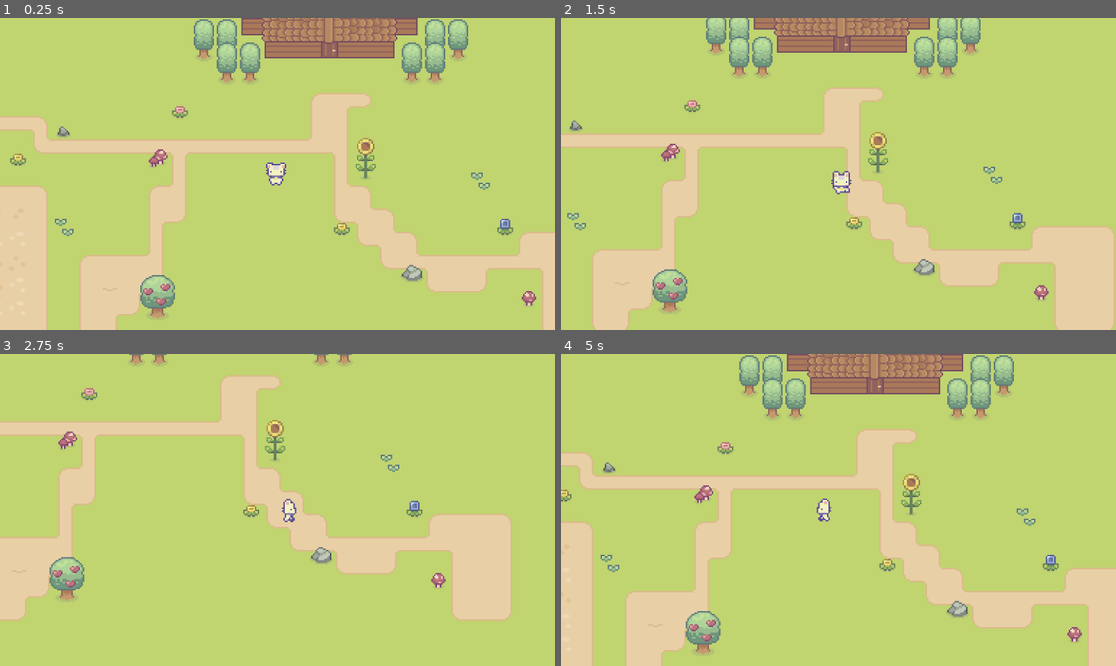
Above: before the commit, frames 1-4 (two rows, left to right).
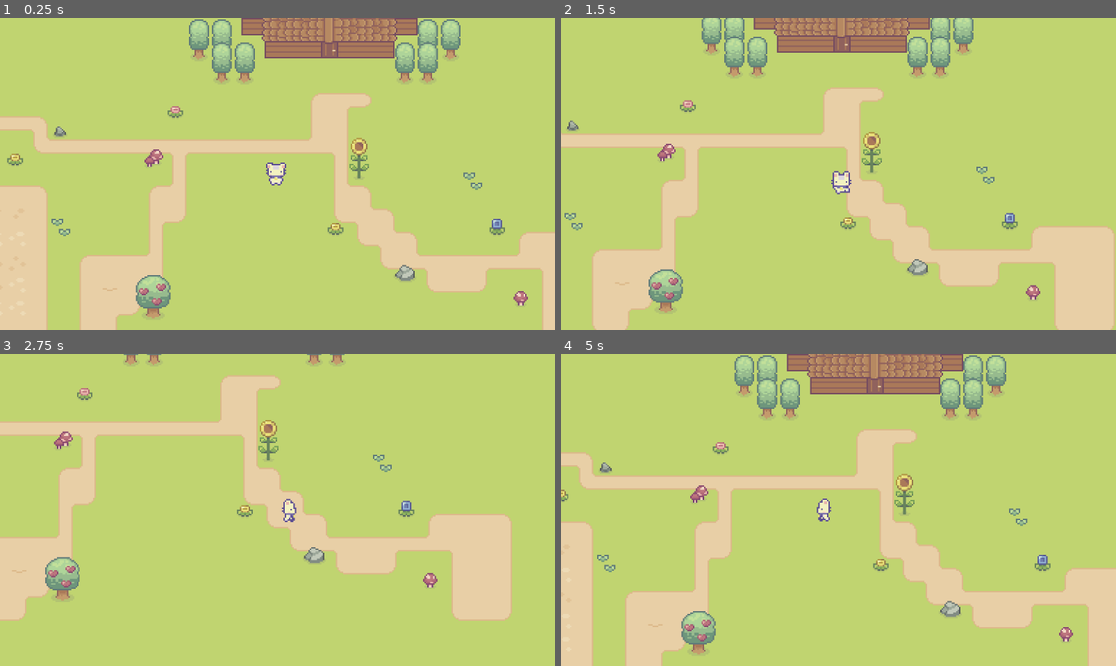
Above: after the commit, the same moments.

Repository: FadeRakoon/CSO_2024_2025
Game: Godot game, scene res://Scenes/Game.tscn
Two runs of this game, one before a commit and one after it. Both use one fixed random seed, a clock stepped at 60 frames per second and the inputs below.
Inputs (mouse positions are in pixels of both pictures, inside the frame that each line leads up to):
- Up to frame 1 (0.25 s): no input
- Up to frame 2 (1.5 s): move the mouse to (960, 158) at 0.52 s; hold D (walk_right) 0.53-1.28 s; click (960, 158) at 0.6 s; move the mouse to (727, 189) at 1.27 s; hold S (walk_down) from 1.28 s (still down); click (727, 189) at 1.35 s
- Up to frame 3 (2.75 s): move the mouse to (333, 441) at 2.02 s; release S (walk_down) at 2.03 s; hold D (walk_right) from 2.03 s (still down); click (333, 441) at 2.1 s
- Up to frame 4 (5 s): move the mouse to (810, 572) at 2.77 s; release D (walk_right) at 2.78 s; hold W (walk_up) 2.78-3.53 s; click (810, 572) at 2.85 s; move the mouse to (1005, 556) at 3.52 s; hold A (walk_left) from 3.53 s (still down); click (1005, 556) at 3.6 s; move the mouse to (672, 463) at 4.27 s; click (672, 463) at 4.35 s

The runs differ from the first frame. In frame 1, 4.5% of the frame differs, in the area x 1-97%, y 0-97%; in frame 2, 4.2%; in frame 3, 2.1%; in frame 4, 4.6%, in the area x 0-94%, y 0-97%.

Commit message:
Added collision boxes to nature objects

Diff:
--- a/Nothing Nuh Grow Suh - project files/Scenes/Game.tscn
+++ b/Nothing Nuh Grow Suh - project files/Scenes/Game.tscn
@@ -26,7 +26,9 @@
 tile_set = ExtResource("1_1jge1")
 
 [node name="Nature" type="TileMapLayer" parent="BG tilemap"]
+z_index = 1
 position = Vector2(255, 165)
+scale = Vector2(0.989359, 1)
 tile_map_data = PackedByteArray("AAD2/w0ABAAFAAEAAAD2/w4ABAAGAAEAAAD3/w0ABAAFAAQAAAD3/w4ABAAHAAQAAAAkAPr/BAAFAAQAAAAlAP …(2064 unchanged characters)…
 tile_set = ExtResource("1_1jge1")
 
--- a/Nothing Nuh Grow Suh - project files/Tileset Groups/game_tile_set.tres
+++ b/Nothing Nuh Grow Suh - project files/Tileset Groups/game_tile_set.tres
@@ -594,18 +594,24 @@
 6:1/0 = 0
 7:1/0 = 0
 8:1/0 = 0
+8:1/0/physics_layer_0/polygon_0/points = PackedVector2Array(-6.5, -6, 6, -6, 6, 6.5, -6.5, 6)
 8:0/0 = 0
 7:0/0 = 0
 5:1/0 = 0
 3:2/0 = 0
+3:2/0/physics_layer_0/polygon_0/points = PackedVector2Array(-4, 4.5, 3.5, 5, 3.5, -3.5, -4, -3.5)
 4:2/0 = 0
+4:2/0/physics_layer_0/polygon_0/points = PackedVector2Array(-3, 5, 3, 5, 3, -3.5, -3, -3.5)
 5:2/0 = 0
+5:2/0/physics_layer_0/polygon_0/points = PackedVector2Array(-3, 5, 3, 5, 3, -3.5, -3, -3.5)
 6:2/0 = 0
 7:2/0 = 0
 5:3/0 = 0
 5:4/0 = 0
+5:4/0/physics_layer_0/polygon_0/points = PackedVector2Array(-7, 4.5, 7, 4.5, 7, -3.5, -7, -3.5)
 6:3/0 = 0
 6:4/0 = 0
+6:4/0/physics_layer_0/polygon_0/points = PackedVector2Array(-6.5, -6, 6, -6, 6, 6.5, -6.5, 6)
 7:3/0 = 0
 7:4/0 = 0
 8:4/0 = 0
@@ -613,12 +619,17 @@
 8:2/0 = 0
 3:0/size_in_atlas = Vector2i(2, 2)
 3:0/0 = 0
+3:0/0/physics_layer_0/polygon_0/points = PackedVector2Array(-3.1875, -3.75, 2.5625, -3.875, 2.9375, 14, -3.3125, 14.125)
 1:0/size_in_atlas = Vector2i(2, 2)
 1:0/0 = 0
+1:0/0/physics_layer_0/polygon_0/points = PackedVector2Array(-3.1875, -3.75, 2.5625, -3.875, 2.9375, 14, -3.3125, 14.125)
 0:0/size_in_atlas = Vector2i(1, 2)
 0:0/0 = 0
+0:0/0/physics_layer_0/polygon_0/points = PackedVector2Array(-3, 10, 2.5, 10, 2.5, -8, -3, -8)
 0:3/0 = 0
+0:3/0/physics_layer_0/polygon_0/points = PackedVector2Array(-6.5, -6, 6, -6, 6.5, 6, -6.5, 6)
 1:3/0 = 0
+1:3/0/physics_layer_0/polygon_0/points = PackedVector2Array(-6.5, -6, 6, -6, 6.5, 6, -6.5, 6)
 
 [resource]
 physics_layer_0/collision_layer = 1
